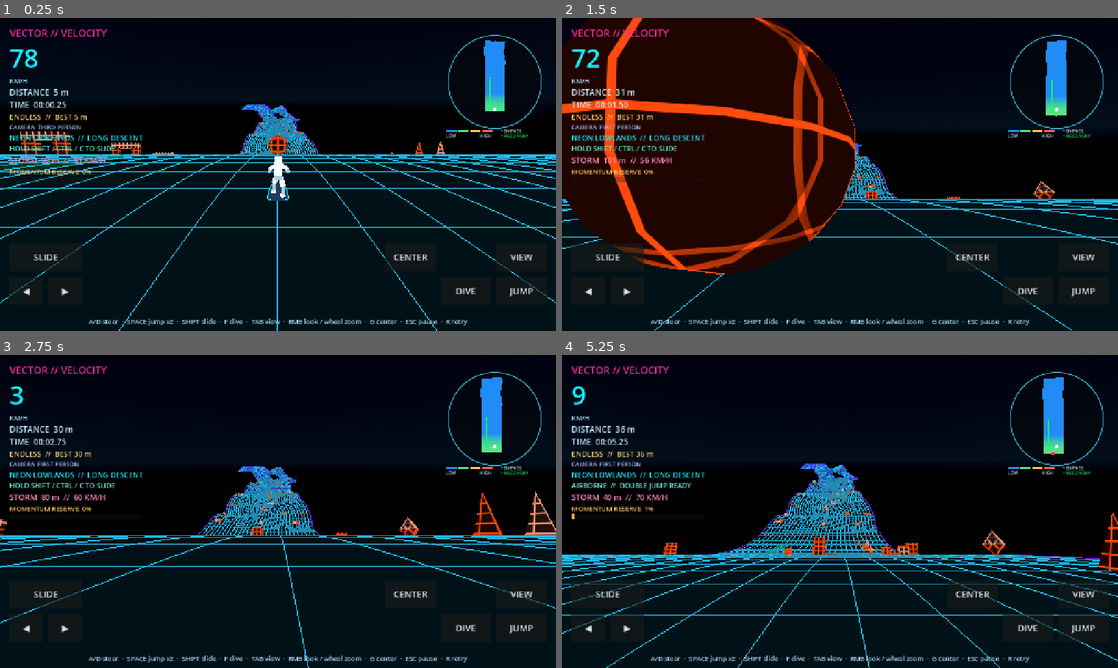
Above: before the commit, frames 1-4 (two rows, left to right).
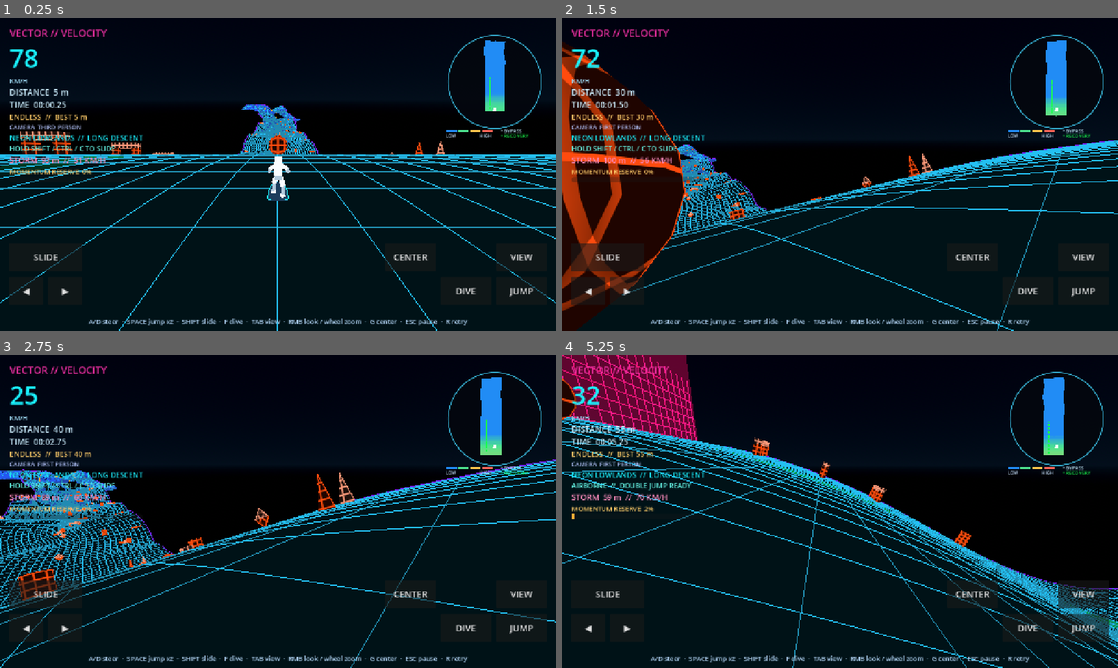
Above: after the commit, the same moments.

Repository: Unborne-Fetus/Cracked
Game: Godot game, scene res://scenes/main.tscn
Two runs of this game, one before a commit and one after it. Both use one fixed random seed, a clock stepped at 60 frames per second and the inputs below.
Inputs (mouse positions are in pixels of both pictures, inside the frame that each line leads up to):
- Up to frame 1 (0.25 s): no input
- Up to frame 2 (1.5 s): click "CENTER" at 0.5 s; tap Enter at 1.25 s; move the mouse to (962, 158) at 1.27 s; hold Right from 1.28 s (still down); tap Tab at 1.35 s; click (962, 158) at 1.42 s
- Up to frame 3 (2.75 s): tap Space at 1.52 s; release Right at 2 s; drag from (166, 527) to (250, 574) at 2.02 s
- Up to frame 4 (5.25 s): move the mouse to (895, 442) at 2.77 s; hold Right 2.78-3.5 s; tap V at 2.85 s; drag from (812, 574) to (673, 464) at 3.52 s; move the mouse to (1006, 558) at 4.27 s; hold Left 4.28-5 s; tap Shift at 4.35 s; tap Space at 4.52 s; drag from (673, 464) to (756, 433) at 5.02 s

The runs differ from the first frame. In frame 1, less than 0.1% of the frame differs, in the area x 47-50%, y 28-32%; in frame 2, 37%, in the area x 0-100%, y 0-100%; in frame 3, 13%; in frame 4, 19%.

Commit message:
Add changelog, heading-based carving and fork protection, nine air tricks, ground and inverted idles

Diff:
--- a/scripts/course.gd
+++ b/scripts/course.gd
@@ -926,6 +926,43 @@
 func _local_s(distance: float) -> float:
 	var index := chunk_index_at(distance)
 	return (distance - chunk_starts[index]) * CHUNK_LENGTH / (chunk_starts[index + 1] - chunk_starts[index])
+
+func fork_inner_lane(distance: float, side: float) -> float:
+	if not has_distance(distance):
+		return 0.0
+	var kind := section_name(distance)
+	if kind not in ["SPLIT ROUTE", "STACKED ROUTES"]:
+		return 0.0
+	var local_s := floorf(_local_s(distance)) + 0.5
+	if _cell_supported(kind,local_s,2.0):
+		return 0.0
+	# Match the actual inner boundary of the emitted 4m mesh cells.
+	for inner: float in [4.0,8.0,12.0,16.0]:
+		if _cell_supported(kind,local_s,inner+2.0):
+			return signf(side)*(inner+0.75)
+	return signf(side)*16.75
+
+func guided_fork_lane(distance: float, current_lane: float, proposed: float, steer: float) -> float:
+	var side := signf(current_lane)
+	if absf(current_lane) < 0.5:
+		side = -1.0 if steer < -0.05 else 1.0
+	var inner := fork_inner_lane(distance,side)
+	if inner == 0.0:
+		return proposed
+	# Inner edge is an assisted rail, NOT a surface across the gap.
+	# Stay on the selected branch; only outer edges remain unassisted.
+	return maxf(proposed,inner) if side > 0.0 else minf(proposed,inner)
+
+func fork_gap_recoverable(world_pos: Vector3, projected: Vector3) -> bool:
+	var at := projected.x
+	var inner := absf(fork_inner_lane(at,1.0))
+	if inner <= 0.0 or absf(projected.y) > inner+3.0:
+		return false
+	var left := surface_frame(at,-inner,1)
+	var right := surface_frame(at,inner,1)
+	# The lower deck remains a possible landing until the rider has
+	# genuinely fallen well beneath it. Do not kill due to lateral gap.
+	return world_pos.y >= minf(left.origin.y,right.origin.y)-30.0
 
 func support_at(distance: float, across: float) -> bool:
 	if not has_distance(distance) or absf(across) > half_width_at(distance):
@@ -1073,8 +1110,9 @@
 			if not _cell_supported(kind, float(i) + 0.5, z - 2.0) and not _cell_supported(kind, float(i) + 0.5, z + 2.0):
 				continue
 			var edge := j == 0 or j == CROSS_STEPS
+			var inner_edge := kind in ["SPLIT ROUTE","STACKED ROUTES"] and j > 0 and j < CROSS_STEPS and _cell_supported(kind,float(i)+0.5,z-2.0) != _cell_supported(kind,float(i)+0.5,z+2.0)
 			var vertex := i * stride + j
-			_line(grid, grid_top[vertex], grid_top[vertex + stride], edge_line0 if edge else line0, edge_line1 if edge else line1)
+			_line(grid, grid_top[vertex], grid_top[vertex + stride], Color(1.0,0.68,0.15) if inner_edge else edge_line0 if edge else line0, Color(1.0,0.68,0.15) if inner_edge else edge_line1 if edge else line1)
 			_line(grid, grid_bottom[vertex], grid_bottom[vertex + stride], under_line0, under_line1)
 		for side: float in [-1.0, 1.0]:
 			_quad(fill, _profile_vertex(points[i], kind, float(i), side * width0), _profile_vertex(points[i], kind, float(i), si …(235 unchanged characters)…
--- a/scripts/game.gd
+++ b/scripts/game.gd
@@ -255,7 +255,7 @@
 	var player_lane: float = runner.lane
 	var frame: Transform3D = course.surface_frame(player_s, player_lane, int(runner.surface_side))
 	var up := frame.basis.y
-	var forward := -frame.basis.z
+	var forward: Vector3 = -runner.transform.basis.z if runner.is_grounded() else -frame.basis.z
 	var pos: Vector3 = runner.position
 	var actively_sliding: bool = runner.is_grounded() and runner.is_sliding
 	slide_eye_height = lerpf(slide_eye_height, 0.85 if actively_sliding else 1.55, 1.0 - exp(-delta * 10.0))
@@ -1025,6 +1025,10 @@
 	profile_replay_button.custom_minimum_size.y = 36
 	profile_replay_button.pressed.connect(_start_replay)
 	_add_extra(profile_replay_button)
+	var changelog_button := _menu_button("CHANGELOG")
+	changelog_button.custom_minimum_size.y = 34
+	changelog_button.pressed.connect(func() -> void: OS.shell_open("https://unborne-fetus.github.io/Cracked/changelog.html"))
+	_add_extra(changelog_button)
 	# Cosmetic unlock data stays in the profile. The first approved rider
 	# is a single white sprite set, so defer palette selection for now.
 	extras_page.add_child(_label("RIDER  //  WHITE SILHOUETTE", 14, Color(0.76, 0.94, 1.0)))
@@ -1285,6 +1289,9 @@
 	runner.rider_brace = float(state.get("rider_brace",0.0))
 	runner.rider_trick_mix = float(state.get("rider_trick_mix",0.0))
 	runner.rider_trick_clock = float(state.get("rider_trick_clock",0.0))
+	runner.steering_heading = float(state.get("steering_heading",0.0))
+	runner.rider_ground_idle = float(state.get("rider_ground_idle",0.0))
+	runner.rider_inverted = float(state.get("rider_inverted",0.0))
 	runner.momentum_reserve = float(state["reserve"])
 	runner.double_jump_available = bool(state["double_jump"])
 	runner.landing_blend = 0.0
--- a/scripts/replay.gd
+++ b/scripts/replay.gd
@@ -40,7 +40,7 @@
 	var shift: Vector3 = course.get("origin_shift")
 	var pose := runner.transform
 	pose.origin += shift
-	var frame := {"t": t, "pose": pose, "shift": shift, "s": ru …(837 unchanged characters)… ock": runner.get("rider_trick_clock"), "reserve": runner.get("momentum_reserve") …(189 unchanged characters)…
+	var frame := {"t": t, "pose": pose, "shift": shift, "s": ru …(837 unchanged characters)… ock": runner.get("rider_trick_clock"), "steering_heading":runner.get("steering_heading"), "rider_ground_idle":runner.get("rider_ground_idle"), "rider_inverted":runner.get("rider_inverted"), "reserve": runner.get("momentum_reserve") …(189 unchanged characters)…
 	if not frames.is_empty() and t <= float(frames[-1]["t"]):
 		frames[-1] = frame
 	else:
@@ -82,7 +82,7 @@
 	result["pose"] = pose_a.interpolate_with(pose_b, blend)
 	for key in ["s", "lane", "speed", "height", "air_time", "reserve", "storm_s", "storm_speed", "storm_time"]:
 		result[key] = lerpf(float(a[key]), float(b[key]), blend)
-	for key in ["rider_crouch", "rider_phase", "rider_steer", "rider_landing", "rider_impact", "rider_clearance", "rider_dive", "rider_flourish", "rider_bank", "rider_brace", "rider_trick_mix", "rider_trick_clock"]:
+	for key in ["rider_crouch", "rider_phase", "rider_steer", "rider_landing", "rider_impact", "rider_clearance", "rider_dive", "rider_flourish", "rider_bank", "rider_brace", "rider_trick_mix", "rider_trick_clock", "steering_heading", "rider_ground_idle", "rider_inverted"]:
 		result[key] = lerpf(float(a.get(key, 0.0)), float(b.get(key, 0.0)), blend)
 	var flip_a := float(a.get("kickflip", 1.0))
 	var flip_b := float(b.get("kickflip", 1.0))
--- a/scripts/rider_model.gd
+++ b/scripts/rider_model.gd
@@ -13,6 +13,8 @@
 var shadow: StandardMaterial3D
 var deck_mat: StandardMaterial3D
 var edge_mat: StandardMaterial3D
+var visual_lift := 0.0
+var visual_pivot := 0.0
 # Visual dimensions only. The gameplay collision envelope is unchanged.
 const LEG_LENGTH := 0.61
 const ARM_LENGTH := 0.34
@@ -117,7 +119,7 @@
 func _pulse(value: float, start: float, peak: float, end: float) -> float:
 	return smoothstep(start, peak, value) * (1.0 - smoothstep(peak, end, value))
 
-func pose(crouch: float, steer: float, airborne: bool, flip: …(186 unchanged characters)… 0, bank: float = 0.0, brace: float = 0.0) -> void:
+func pose(crouch: float, steer: float, airborne: bool, flip: …(186 unchanged characters)… 0, bank: float = 0.0, brace: float = 0.0, extra: Dictionary = {}) -> void:
 	var dive_amount := maxf(dive_blend,1.0 if dive else 0.0) if airborne else 0.0
 	# All phases are derived from recorded simulation time; camera orbit
 	# and render rate never alter the animation or the player's physics.
@@ -128,16 +130,40 @@
 	# Each 1.15-second airborne idle is a different board trick.
 	# The endpoints ease back to neutral so they can blend/cancel cleanly.
 	var idle := clampf(trick_mix,0.0,1.0) * (1.0-dive_amount) if airborne and not flipping else 0.0
-	var cycle := posmod(int(floor(trick_clock/1.15)),3)
+	var cycle := posmod(int(floor(trick_clock/1.15)),9)
 	var progress := fposmod(trick_clock,1.15)/1.15
 	var trick := sin(PI*progress)*idle
 	var shifty := trick if cycle == 0 else 0.0
 	var grab := trick if cycle == 1 else 0.0
 	var one_foot := trick if cycle == 2 else 0.0
+	var heel := trick if cycle == 3 else 0.0
+	var shove := trick if cycle == 4 else 0.0
+	var front_flip := trick if cycle == 5 else 0.0
+	var back_flip := trick if cycle == 6 else 0.0
+	var scissor := trick if cycle == 7 else 0.0
+	var barrel := trick if cycle == 8 else 0.0
+	var inverted := clampf(float(extra.get("inverted",0.0)),0.0,1.0)
+	var ground_idle := clampf(float(extra.get("ground_idle",0.0)),0.0,1.0) if not airborne else 0.0
+	var ground_hop := sin(PI*ground_idle)
+	# Idle rotations are isolated from the actual rider contact basis.
+	var spin_angle := TAU*smoothstep(0.10,0.90,progress)
+	var can_flip := bool(extra.get("flip_clear",false)) and idle>0.85 and absf(brace)<0.2
+	rotation = Vector3.ZERO
+	visual_pivot = 0.0
+	visual_lift = 0.0
+	if can_flip and cycle in [5,6,8]:
+		visual_pivot = 0.95
+		if cycle==8:
+			rotation.z = spin_angle
+		else:
+			rotation.x = spin_angle if cycle==5 else -spin_angle
+	elif ground_idle>0.0:
+		rotation.y = TAU*smoothstep(0.12,0.88,ground_idle)
+		visual_lift = ground_hop*0.42
 	var cheer := clampf(flourish,0.0,1.0) * (1.0-clampf(crouch,0.0,1.0)*0.6) if not airborne else 0.0
 	var compression := clampf(landing, 0.0, 1.0)
 	var recoil := clampf(impact, 0.0, 1.0)
-	var bend := clampf(crouch + compression * 0.45 + recoil * 0.18 + grab*0.35 + brace*0.30, 0.0, 1.0)
+	var bend := clampf(crouch + compression * 0.45 + recoil * 0.18 + grab*0.35 + brace*0.30 + inverted*0.35 + (front_flip+back_flip+barrel)*0.20 + ground_hop*0.20, 0.0, 1.0)
 	var lean := clampf(steer, -1.0, 1.0) * 0.19 - bank*0.09 + shifty*0.08
 	var balance := sin(phase * 4.2) * 0.035 * (1.0 - bend) if not airborne else 0.0
 	# Taller neutral stance (about 2.2m including the deck). Longer legs
@@ -148,7 +174,8 @@
 	torso.position = chest
 	torso.rotation.x = -0.52*bend-0.85*dive_amount+recoil*0.23
 	torso.rotation.z = -lean * 1.25
-	torso.rotation.y = -steer * 0.12 - shifty * 0.55 + grab * 0.25
+	torso.rotation.y = -steer*0.12-shifty*0.55+grab*0.25+scissor*0.30
+	torso.rotation.x += inverted*0.16
 	hips.position = hip
 	hips.rotation.z = -lean * 0.5
 	head.position = shoulder + Vector3(0,0.32*(1.0-0.62*dive_amount),-0.11*bend-0.23*dive_amount)
@@ -160,9 +187,10 @@
 	board.position.y = 0.13 - tuck * 0.24
 	board.rotation.z = TAU * smoothstep(0.0, 1.0, flip) if flipping else 0.0
 	board.rotation.x = (-0.18 * _pulse(flip, 0.0, 0.16, 0.40) + 0.10 * catch_pose) if flipping else -0.58*dive_amount+grab*0.29-one_foot*0.12
-	board.rotation.y = shifty*0.75-grab*0.20
+	board.rotation.y = shifty*0.75-grab*0.20 + (spin_angle if cycle==4 and idle>0.85 else shove*0.40)
 	if not flipping:
-		board.rotation.z = shifty*0.18 + grab*0.15
+		board.rotation.z = shifty*0.18+grab*0.15-(spin_angle if cycle==3 and idle>0.85 else heel*0.25)
+		board.position.y -= heel*0.24+shove*0.16
 	for i in range(2):
 		var sign_value := -1.0 if i == 0 else 1.0
 		# Front (left) foot flicks diagonally over the nose. The back
@@ -188,6 +216,11 @@
 			foot = foot.lerp(planted, idle)
 			if not front:
 				foot += Vector3(one_foot*0.42,one_foot*0.33,one_foot*0.25)
+			if heel>0.0 or shove>0.0:
+				foot = Vector3(sign_value*(0.30+heel*0.32),0.205+maxf(heel,shove)*0.46,-0.34 if front else 0.34)
+			if scissor>0.0:
+				foot += Vector3(sign_value*scissor*0.38,scissor*0.27,-sign_value*scissor*0.48)
+			foot.y += (front_flip+back_flip+barrel)*0.10
 		var hip_joint := hip + Vector3(sign_value * 0.16, 0, 0)
 		var knee := _joint(hip_joint, foot, Vector3(sign_value * 0.30, 0.0, -1.0), LEG_LENGTH)
 		_segment(thighs[i], hip_joint, knee)
@@ -208,7 +241,10 @@
 			hand = hand.lerp(board.position+board.basis*Vector3(-0.46,0.12,-0.25), grab*0.78)
 		else:
 			hand += Vector3(0.04,cheer*0.48+shifty*0.14,0.10*one_foot)
-		hand.y += brace*0.15 + sign_value*bank*0.12
+		hand.y += brace*0.15+sign_value*bank*0.12+ground_hop*0.18
+		hand = hand.lerp(arm_start+Vector3(sign_value*0.20,-0.42,0.28),inverted*0.80)
+		hand.x += sign_value*(scissor*0.20+barrel*0.12)
+		hand.z += (front_flip-back_flip)*0.18
 		var elbow := _joint(arm_start, hand, Vector3(sign_value * 0.7, 0, 0.65), ARM_LENGTH)
 		_segment(upper_arms[i], arm_start, elbow)
 		_segment(lower_arms[i], elbow, hand)
--- a/scripts/runner.gd
+++ b/scripts/runner.gd
@@ -43,6 +43,11 @@
 var distance := 8.0
 var lane := 0.0
 var lateral_speed := 0.0
+var steering_heading := 0.0
+var rider_ground_clock := 0.0
+var rider_ground_idle := 0.0
+var rider_inverted := 0.0
+var rider_trick_serial := 0
 var height := 0.0
 var vertical_speed := 0.0
 var grounded := true
@@ -113,8 +118,11 @@
 		return
 	# Legacy collision scale stays independent of the articulated model.
 	rider_model.scale.y = 1.0 / maxf(0.05, avatar.scale.y)
-	rider_model.position.y = rider_clearance / maxf(0.05, avatar.scale.y)
-	rider_model.call("pose", rider_crouch, rider_steer, not grounded, kickflip_progress, rider_phase, rider_landing, rider_impact, rider_dive > 0.5, rider_dive, rider_trick_clock, rider_trick_mix, rider_flourish, rider_bank, rider_brace)
+	rider_model.call("pose", rider_crouch, rider_steer, not grounded, kickflip_progress, rider_phase, rider_landing, rider_impact, rider_dive > 0.5, rider_dive, rider_trick_clock, rider_trick_mix, rider_flourish, rider_bank, rider_brace, {"ground_idle":rider_ground_idle,"inverted":rider_inverted,"flip_clear":absf(height)>3.0})
+	var pivot: float = rider_model.get("visual_pivot")
+	var lift: float = rider_model.get("visual_lift")
+	var correction := Vector3.UP*pivot - Basis.from_euler(rider_model.rotation)*Vector3.UP*pivot
+	rider_model.position = Vector3(correction.x,(rider_clearance+lift+correction.y)/maxf(0.05,avatar.scale.y),correction.z)
 
 func _update_rider_animation(delta: float) -> void:
 	rider_phase = fposmod(rider_phase + delta * (0.75 + clampf(speed / 100.0, 0.0, 1.5)), TAU * 50.0)
@@ -122,7 +130,7 @@
 	if diving:
 		target = 1.0
 	rider_crouch = lerpf(rider_crouch, target, 1.0 - exp(-delta * 13.0))
-	rider_steer = lerpf(rider_steer, clampf(lateral_speed / 25.0, -1.0, 1.0), 1.0 - exp(-delta * 10.0))
+	rider_steer = lerpf(rider_steer,clampf(steering_heading/0.70,-1.0,1.0) if grounded else clampf(lateral_speed/25.0,-1.0,1.0),1.0-exp(-delta*10.0))
 	rider_landing = move_toward(rider_landing, 0.0, delta * 3.4)
 	rider_impact = move_toward(rider_impact, 0.0, delta * 3.8)
 	rider_dive = move_toward(rider_dive, 1.0 if diving and not grounded else 0.0, delta * 7.0)
@@ -131,12 +139,24 @@
 	rider_bank = lerpf(rider_bank, bank_target, 1.0-exp(-delta*7.0))
 	var brace_target := 1.0 if not grounded and air_time > 0.25 and air_velocity.y < -10.0 else 0.0
 	rider_brace = move_toward(rider_brace, brace_target, delta*4.0)
-	var idle_trick := not grounded and not diving and air_time > 0.55 and kickflip_progress >= 1.0 and rider_impact < 0.2 and rider_brace < 0.35
-	rider_trick_mix = move_toward(rider_trick_mix, 1.0 if idle_trick else 0.0, delta*5.0)
+	rider_inverted = move_toward(rider_inverted,smoothstep(0.0,0.85,-transform.basis.y.y),delta*5.0)
+	var idle_trick := not grounded and not diving and air_time > 0.45 and kickflip_progress >= 1.0 and rider_impact < 0.2 and rider_brace < 0.35
+	rider_trick_mix = move_toward(rider_trick_mix,1.0 if idle_trick else 0.0,delta*5.0)
 	if idle_trick:
 		rider_trick_clock += delta
-	elif grounded or rider_trick_mix <= 0.0:
+	elif grounded:
 		rider_trick_clock = 0.0
+	var calm_ground := grounded and not is_sliding and absf(steering_heading)<0.10 and speed<55.0 and rider_inverted<0.1 and rider_impact<0.1 and rider_landing<0.1
+	if calm_ground:
+		rider_ground_clock += delta
+		if rider_ground_clock >= 3.2:
+			rider_ground_idle = clampf((rider_ground_clock-3.2)/0.95,0.0,1.0)
+			if rider_ground_idle >= 1.0:
+				rider_ground_clock = 0.0
+				rider_ground_idle = 0.0
+	else:
+		rider_ground_clock = 0.0
+		rider_ground_idle = 0.0
 	# Sample the actual deck footprint, not only the rider's contact
 	# point. Lift the complete visual rig enough to clear crests/banks.
 	rider_clearance = 0.0
@@ -159,6 +179,12 @@
 	rider_brace = 0.0
 	rider_trick_mix = 0.0
 	rider_trick_clock = 0.0
+	rider_ground_clock = 0.0
+	rider_ground_idle = 0.0
+	rider_inverted = 0.0
+	rider_trick_serial = 0
+	steering_heading = 0.0
+	rider_model.rotation = Vector3.ZERO
 	rider_model.position = Vector3.ZERO
 	distance = 8.0
 	speed = START_SPEED
@@ -422,7 +448,7 @@
 	# The physical rider and board are attached to the contact frame on
 	# the very first grounded tick. Never retain airborne roll on ground.
 	var frame: Transform3D = course.call("surface_frame", distance, lane, surface_side)
-	transform = frame
+	transform = Transform3D(frame.basis.rotated(frame.basis.y,-steering_heading*float(surface_side)).orthonormalized(),frame.origin)
 	avatar.position = Vector3.ZERO
 
 func _finish_landing(course: Node3D) -> void:
@@ -436,7 +462,8 @@
 	landing_blend = LANDING_BLEND_TIME if air_basis.y.dot(frame.basis.y) > 0.85 else 0.0
 	air_basis = frame.basis
 	recover_air_roll = false
-	lateral_speed = clampf(lateral_speed, -35.0, 35.0)
+	lateral_speed = clampf(lateral_speed, -65.0, 65.0)
+	steering_heading = clampf(atan2(lateral_speed,maxf(speed,MIN_SPEED)),-0.70,0.70)
 	air_velocity = Vector3.ZERO
 	height = 0.0
 	vertical_speed = 0.0
@@ -460,12 +487,15 @@
 	dive_seconds = 0.0
 	air_time = 0.0
 	landing_blend = 0.0
-	air_basis = frame.basis
+	air_basis = frame.basis.rotated(frame.basis.y,-steering_heading*float(surface_side)).orthonormalized()
+	rider_trick_serial += 1
+	rider_trick_clock = float(posmod(rider_trick_serial-1,9))*1.15
+	rider_trick_mix = 0.0
 	avatar.position = Vector3.ZERO
 	if impulse > 0.0:
 		# Start just outside the actual riding face, not inside its slab.
 		position += frame.basis.y * 0.04
-	air_velocity = -frame.basis.z * speed + frame.basis.x * lateral_speed * float(surface_side) + frame.basis.y * impulse
+	air_velocity = -frame.basis.z * speed*cos(steering_heading) + frame.basis.x * lateral_speed * float(surface_side) + frame.basis.y * impulse
 	vertical_speed = impulse
 	queued_jump = false
 	is_sliding = false
@@ -551,6 +581,9 @@
 func _check_fall(course: Node3D, point: Vector3, projected: Vector3, delta: float) -> void:
 	# Airtime is never grounds for defeat. A high jump over a road,
 	# or a rider on a bank below its spine, is still a valid run.
+	if bool(course.call("fork_gap_recoverable",point,projected)):
+		fall_grace = 0.0
+		return
 	var near: float = course.call("distance_to_rideable_surface",point,projected)
 	if near <= FALL_DEPTH:
 		fall_grace = 0.0
@@ -592,6 +625,7 @@
 		outgoing = outgoing * 0.30 + normal * 5.0
 	grounded = false
 	surface_side = 1
+	steering_heading = 0.0
 	air_basis = frame.basis
 	recover_air_roll = true
 	air_time = 0.0 if was_grounded else air_time
@@ -627,11 +661,12 @@
 	var old_frame: Transform3D = course.call("sample", distance)
 	# Flight follows the actual momentum vector and fixed takeoff basis.
 	# The road can turn or rotate underneath without carrying the player.
-	var flat_forward := -air_basis.z
-	flat_forward.y = 0.0
-	var steering_axis := flat_forward.cross(Vector3.UP)
-	if steering_axis.length_squared() > 0.001:
-		air_velocity += steering_axis.normalized() * steer * AIR_STEER_ACCEL * delta
+	# Turn the momentum vector instead of adding sideways velocity.
+	# Keep speed and vertical velocity unchanged by air steering.
+	if absf(steer) > 0.01:
+		var turn := -steer*delta*1.30
+		air_velocity = air_velocity.rotated(Vector3.UP,turn)
+		air_basis = air_basis.rotated(Vector3.UP,turn).orthonormalized()
 	var horizontal := Vector3(air_velocity.x, 0.0, air_velocity.z)
 	var drag := minf(AIR_DRAG * delta, horizontal.length())
 	if horizontal.length_squared() > 0.0001:
@@ -796,8 +831,7 @@
 			speed += float(course.call("slipstream_accel", distance, lane, 0.0, surface_side)) * delta
 			var old_s := distance
 			var old_lane := lane
-			var steer_speed := 23.0 + minf(speed * 0.10, 12.0)
-			var steering_factor := 0.62 if slide else 1.0
+			var steering_factor := 0.88 if slide else 1.0
 			var base_frame: Transform3D = course.call("sample", distance)
 			var screen_right := (-base_frame.basis.z).cross(Vector3.UP).normalized()
 			var screen_alignment := (frame.basis.x * float(surface_side)).dot(screen_right)
@@ -808,10 +842,29 @@
 			# A small gravity-driven drift makes vertical walls meaningfully
 			# different from flat ground, while steering can counter it.
 			var wall_drift := -frame.basis.x.y * float(surface_side) * 5.0
-			lateral_speed = move_toward(lateral_speed, steer * screen_steer_sign * steer_speed * steering_factor + wall_drift, 82.0 * delta * steering_factor)
-			var next_s := distance + speed * delta
-			var next_lane := lane + lateral_speed * delta
+			# Input changes heading; the board and rider turn with it.
+			# At high speed limit lateral travel, not the steering response.
+			var max_angle := minf(0.83,asin(clampf(65.0/maxf(speed,MIN_SPEED),0.0,1.0)))
+			var desired := steer*screen_steer_sign*max_angle*steering_factor
+			var ahead := distance + maxf(12.0,speed*0.65)
+			var guided_ahead: float = course.call("guided_fork_lane",ahead,lane,lane,steer*screen_steer_sign)
+			if absf(guided_ahead-lane) > 0.01:
+				var guide_angle := clampf(atan2(guided_ahead-lane,maxf(6.0,speed*0.35)),-max_angle,max_angle)
+				if absf(guide_angle) > absf(desired) or guide_angle*desired < 0.0:
+					desired = guide_angle
+			var initial_heading := asin(clampf(lateral_speed/maxf(speed,MIN_SPEED),-0.95,0.95))
+			steering_heading = move_toward(initial_heading,desired,delta*5.8)
+			lateral_speed = speed*sin(steering_heading)+wall_drift
+			var next_s := distance + speed*cos(steering_heading)*delta
+			var next_lane := lane + lateral_speed*delta
 			course.call("stream", next_s, speed)
+			# The gold-marked inside rail gently catches missed fork entries
+			# or an inward carve. It never catches the outer track edge.
+			var guided_lane: float = course.call("guided_fork_lane",next_s,lane,next_lane,steer*screen_steer_sign)
+			if absf(guided_lane-next_lane) > 0.001:
+				next_lane = guided_lane
+				lateral_speed = 0.0
+				steering_heading = 0.0
 			var edge: float = course.call("half_width_at", next_s)
 			var obstacle: Dictionary = course.call("first_obstacle_contact",old_s,next_s,old_lane,next_lane,0.0,0.0,0.95 if slide else 1.7) if surface_side > 0 else {}
 			if not obstacle.is_empty():
--- a/tests/gameplay_rules.gd
+++ b/tests/gameplay_rules.gd
@@ -64,6 +64,18 @@
 	model.call("pose",0.5,0.0,true,1.0,0.0,0.0,0.0,true,1.0,0.575,1.0)
 	if absf(flip_board.rotation.y) > 0.01:
 		_fail("Diving fails to override idle trick.")
+		return
+	model.call("pose",0.5,0.0,true,1.0,0.0,0.0,0.0,false,0.0,5.0*1.15+0.575,1.0,0.0,0.0,0.0,{"flip_clear":true})
+	if absf(absf(model.rotation.x)-PI)>0.05:
+		_fail("Air idle front flip missing.")
+		return
+	model.call("pose",0.0,0.0,false,1.0,0.0,0.0,0.0,false,0.0,0.0,0.0,0.0,0.0,0.0,{"ground_idle":0.5})
+	if absf(absf(model.rotation.y)-PI)>0.05 or float(model.get("visual_lift"))<0.3:
+		_fail("Ground idle hop/spin missing.")
+		return
+	model.call("pose",0.0,0.0,false,1.0,0.0,0.0,0.0,false,0.0,0.0,0.0,0.0,0.0,0.0,{"inverted":1.0})
+	if model_head.position.y >= neutral_head-0.12:
+		_fail("Inverted rider does not brace.")
 		return
 	runner.set("grounded", false)
 	runner.set("kickflip_progress", 0.5)
@@ -418,6 +430,19 @@
 	if bool(runner.get("fallen")):
 		_fail("Long airtime falsely killed a rider above the road.")
 		return
+	# Steering changes actual heading and produces a curved trajectory.
+	runner.set("grounded",true)
+	runner.set("distance",8.0)
+	runner.set("lane",0.0)
+	runner.set("speed",40.0)
+	runner.set("touch_axis",1.0)
+	runner.call("sync_pose",course)
+	for turn_tick in range(12):
+		runner.call("tick",1.0/60.0,course)
+	var turn_surface: Transform3D = course.call("surface_frame",float(runner.get("distance")),float(runner.get("lane")),1)
+	if float(runner.get("steering_heading")) < 0.25 or (-runner.transform.basis.z).dot(turn_surface.basis.x) < 0.20:
+		_fail("Steering still strafes instead of turning the board.")
+		return
 	# Crossing a road edge must detach instead of clamping the lane.
 	game.call("_restart")
 	await process_frame
@@ -779,6 +804,16 @@
 	var wide_edge: Transform3D = course.call("surface_frame",split_s,52.0,1)
 	if narrow_edge.origin.distance_to(fork_left.origin) >= wide_edge.origin.distance_to(fork_right.origin):
 		_fail("High ridge and low channel have identical widths.")
+		return
+	var guide_right: float = course.call("guided_fork_lane",split_s,15.0,0.0,0.0)
+	var guide_left: float = course.call("guided_fork_lane",split_s,-15.0,0.0,0.0)
+	if not bool(course.call("support_at",split_s,guide_right)) or not bool(course.call("support_at",split_s,guide_left)) or guide_right<=0.0 or guide_left>=0.0:
+		_fail("Inner fork guidance failed to select supported branches.")
+		return
+	var middle_point := (fork_left.origin+fork_right.origin)*0.5
+	var middle_projection := Vector3(split_s,0.0,0.0)
+	if not bool(course.call("fork_gap_recoverable",middle_point,middle_projection)):
+		_fail("Rider between branches cannot attempt a recovery.")
 		return
 	var fork_projected: Vector3 = course.call("project_position", fork_left.origin, split_s)
 	if absf(fork_projected.y + 28.0) > 0.2:
Not shown, added: CHANGELOG.md
